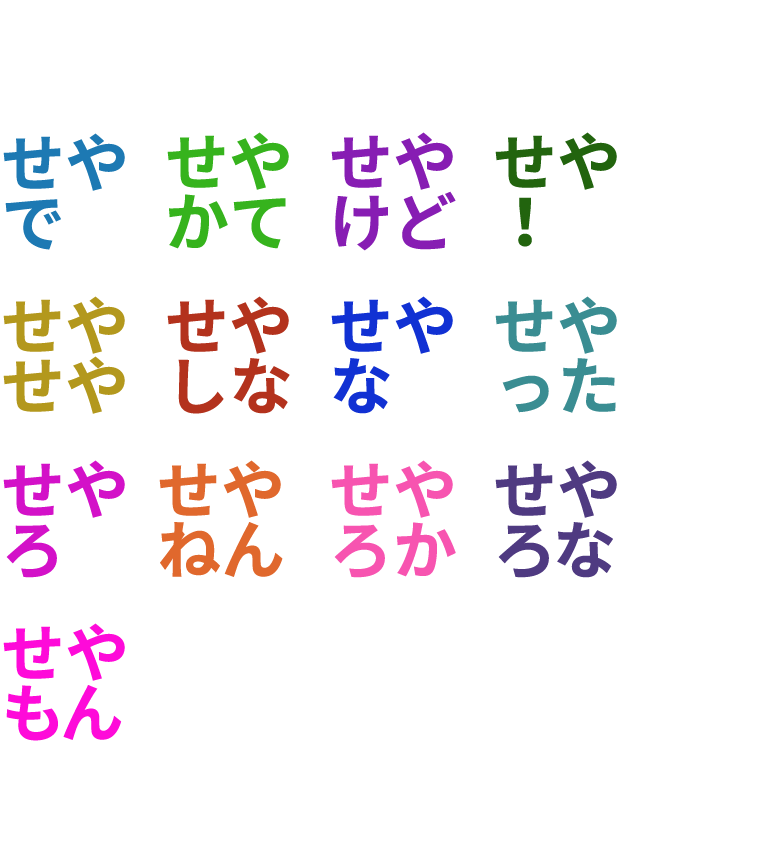
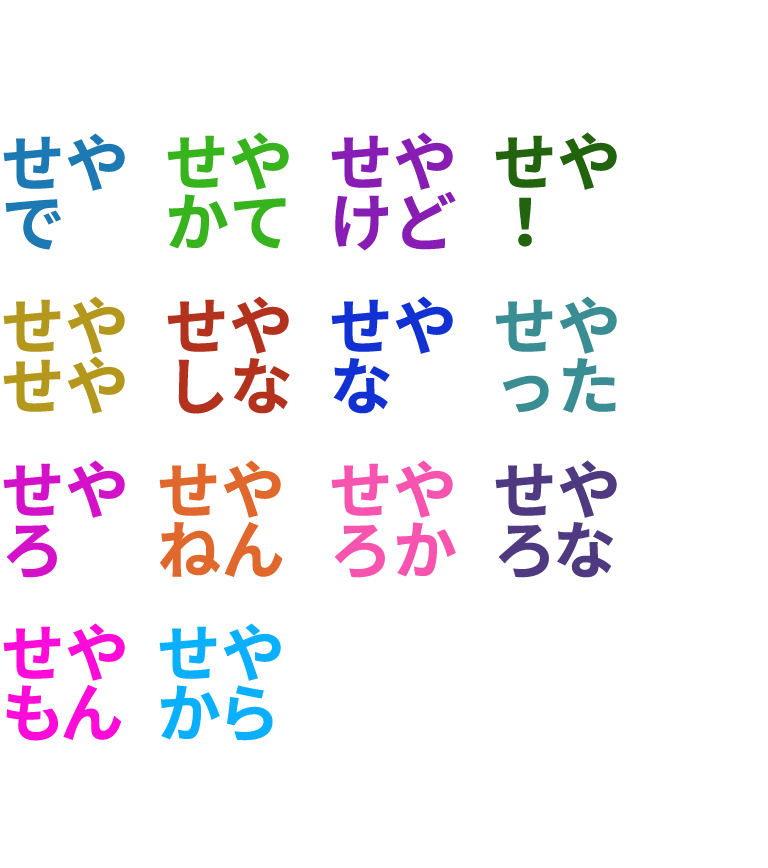
Two versions of the same layered image (w=768, h=868). Layer-by-layer changes:
added group "seyakara.png" with 1 layers above "seyamon.png" over [159, 623, 281, 741]
added layer "せやろな" (1st of 3, in "seyakara.png") in group "seyakara.png" over [159, 623, 281, 741]
